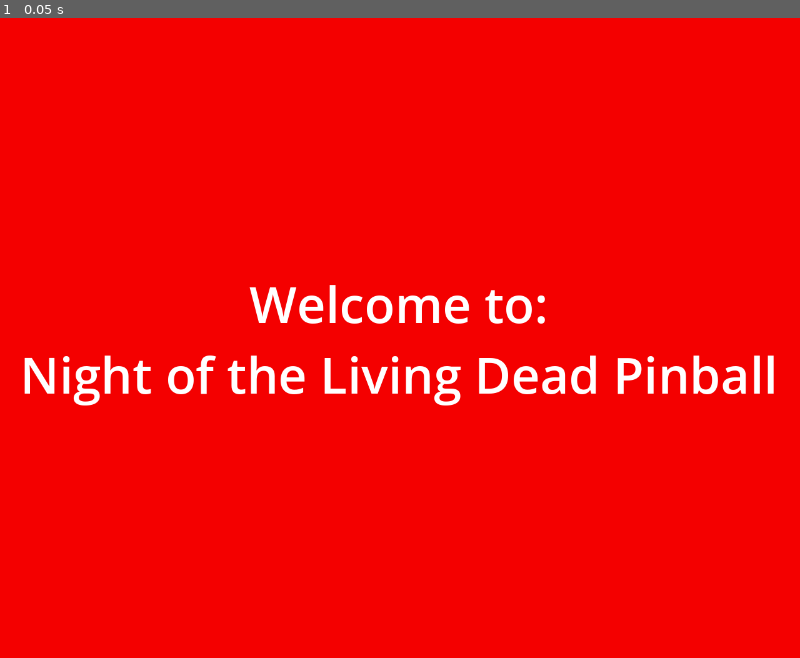
Above: before the commit, frame 1.
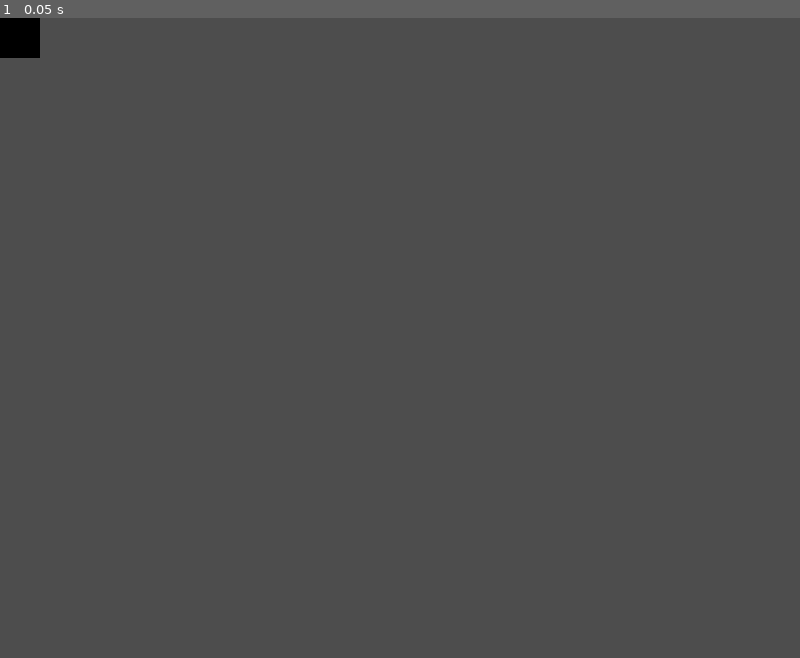
Above: after the commit, the same moment.

Repository: theyrecomingtogityoubarbra/notld
Game: Godot game, scene res://slides/attract.tscn
Two runs of this game, one before a commit and one after it. Both use one fixed random seed, a clock stepped at 60 frames per second and the inputs below. This scene is started directly instead of the project's main scene. Video files are missing from this copy of the repository; at most half a second of black plays in their place.
Inputs:
- Up to frame 1 (0.05 s): no input

The runs differ from the first frame. In frame 1, 100% of the frame differs, in the area x 0-100%, y 0-100%.

Commit message:
Updated attract mode to include video. Video working when running MPF with Godot.

Diff:
--- a/slides/attract.tscn
+++ b/slides/attract.tscn
@@ -1,24 +1,20 @@
-[gd_scene load_steps=2 format=3 uid="uid://xm173pl7vaey"]
+[gd_scene load_steps=4 format=3 uid="uid://xm173pl7vaey"]
 
 [ext_resource type="Script" path="res://addons/mpf-gmc/classes/mpf_slide.gd" id="1_a6idw"]
+[ext_resource type="VideoStream" path="res://video/attractvideo_nosound.ogv" id="2_d7qeo"]
+[ext_resource type="Script" path="res://addons/mpf-gmc/classes/mpf_video_player.gd" id="3_airhh"]
 
 [node name="Attract" type="Control"]
 layout_mode = 3
 anchors_preset = 0
 script = ExtResource("1_a6idw")
 
-[node name="ColorRect" type="ColorRect" parent="."]
+[node name="mpfvideoplayer_attract" type="VideoStreamPlayer" parent="."]
 layout_mode = 0
-offset_right = 1280.0
-offset_bottom = 1024.0
-color = Color(0.956863, 0, 0, 1)
-
-[node name="Label" type="Label" parent="."]
-layout_mode = 0
-offset_top = 402.0
-offset_right = 1277.0
-offset_bottom = 625.0
-theme_override_font_sizes/font_size = 80
-text = "Welcome to:
-Night of the Living Dead Pinball"
-horizontal_alignment = 1
+offset_right = 1920.0
+offset_bottom = 1080.0
+stream = ExtResource("2_d7qeo")
+volume_db = -80.0
+autoplay = true
+loop = true
+script = ExtResource("3_airhh")
Not shown, changed: config/config.yaml
Not shown, added: logs/2025-10-18-14-21-48-mpf-LAPTOP-MPGP6R69.log
Not shown, added: logs/2025-10-18-15-04-54-mpf-LAPTOP-MPGP6R69.log
Not shown, added: logs/2025-10-18-15-15-53-mpf-LAPTOP-MPGP6R69.log
Not shown, added: logs/2025-10-18-15-24-13-mpf-LAPTOP-MPGP6R69.log
Not shown, added: logs/2025-10-18-15-49-13-mpf-LAPTOP-MPGP6R69.log
Not shown, added: logs/2025-10-18-16-15-46-mpf-LAPTOP-MPGP6R69.log
Not shown, added: logs/2025-10-18-16-17-00-mpf-LAPTOP-MPGP6R69.log
Not shown, added: logs/2025-10-18-16-24-09-mpf-LAPTOP-MPGP6R69.log
Not shown, added: logs/2025-10-18-16-31-24-mpf-LAPTOP-MPGP6R69.log
Not shown, added: logs/2025-10-18-16-39-26-mpf-LAPTOP-MPGP6R69.log
Not shown, added: logs/2025-10-18-16-49-58-mpf-LAPTOP-MPGP6R69.log
(and 1 more such lines)
